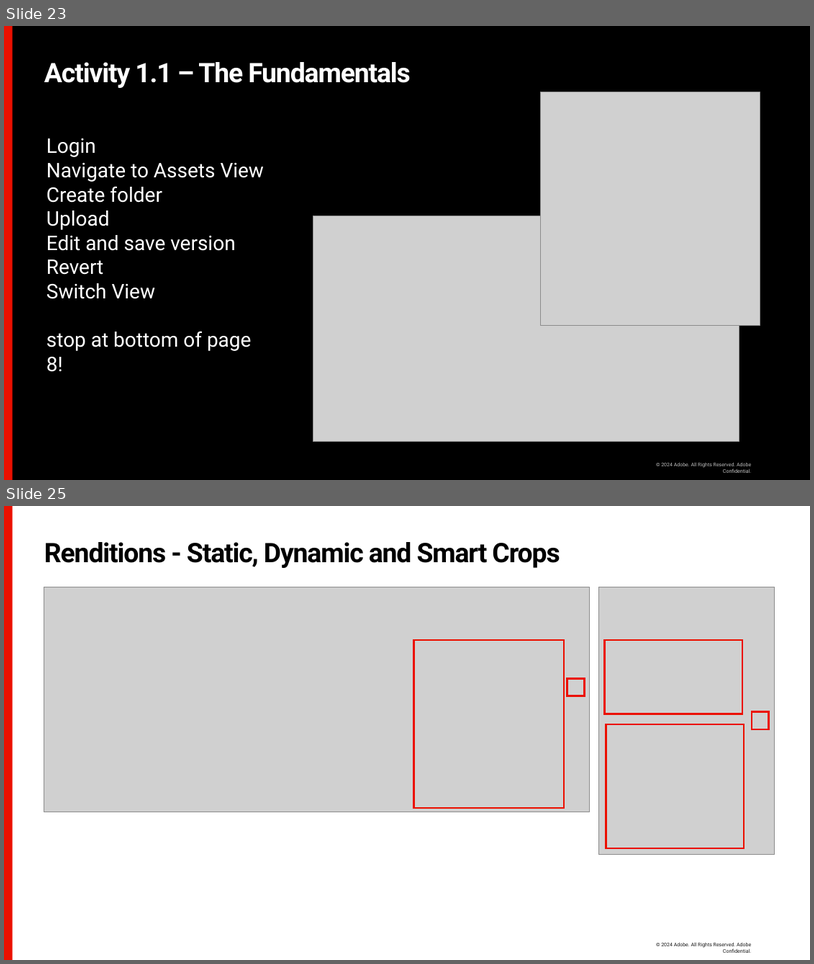
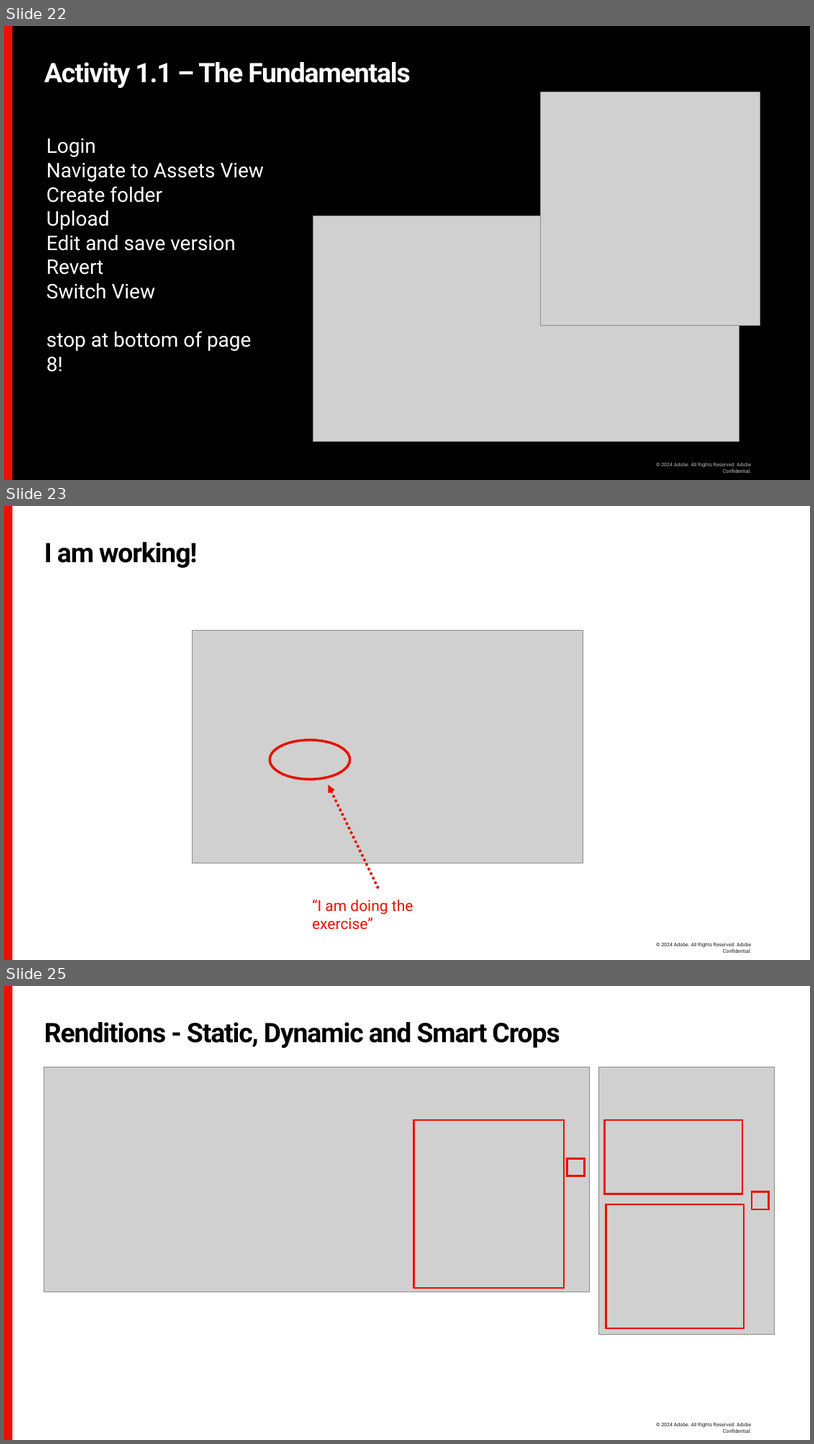
Before and after one commit to rfreemo/accelerator-aem-work-with-assetsview, a slide deck: presentation/aem-assets-working-assetsview.pptx. Shown one above the other, each under a label of ours: slides 23 and 25 before the commit, slides 22, 23 and 25 after it; the slides between them are not shown. The pictures are 814x964 and 814x1444 pixels, drawn with LibreOffice and Linux fonts; fonts in the diff are those of the drawing; grey boxes stand for pictures; background and template pictures are left out. Boxes give left, top, right and bottom in pixels: in the first picture for what was removed or moved away, otherwise in the second. Text is boxed around its words. In the diff, an @@ line names an element or a change of style, - is before the commit and + after.

```diff
--- a/presentation/aem-assets-working-assetsview.pptx
+++ b/presentation/aem-assets-working-assetsview.pptx
@@ slide 23 added at (4,506,810,960), background #FFFFFF; not listed: 2 template elements that a slide beside it also shows @@
@@ title added at (44,542,197,568), 32 pt, text #000000, bold @@
+I am working!
@@ picture added at (192,631,584,864) @@
@@ ellipse added at (270,740,350,780), outline #EB1000 3 pt @@
@@ arrow added from (378, 888) to (328, 785), #EB1000 3 pt dashed @@
@@ text added at (312,899,414,929), 18 pt, text #EB1000 @@
+“I am doing the exercise”
@@ what was slide 23 is now slide 22 @@
```
Also in this commit, not shown: 5 slides changed, 2 other slides added, 3 slides removed, 2 other files.
